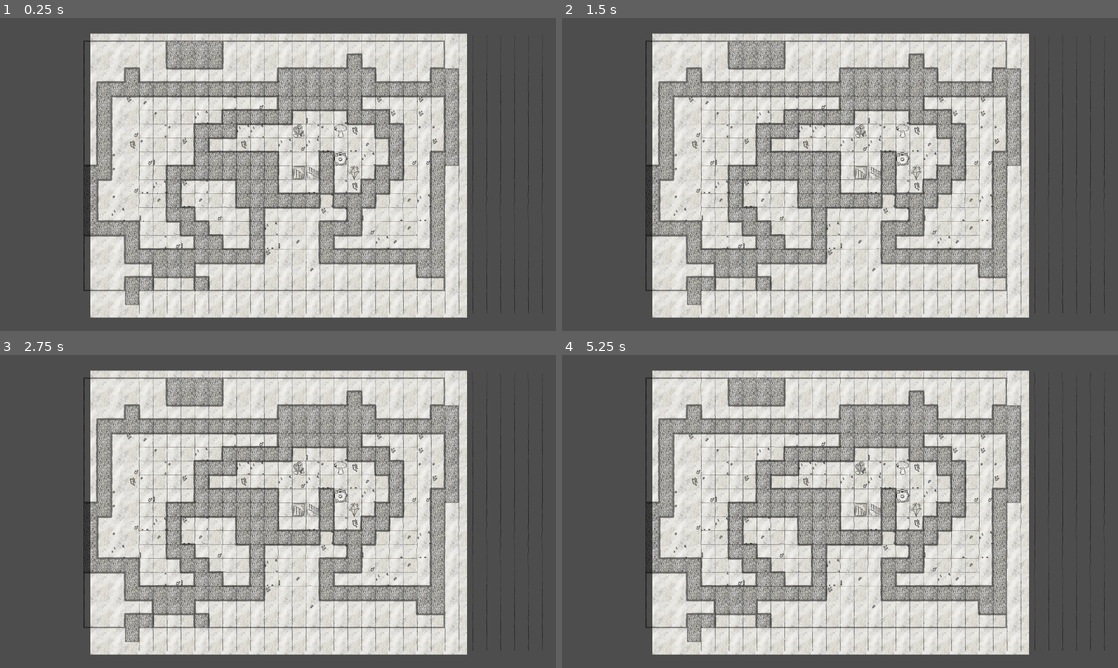
Above: before the commit, frames 1-4 (two rows, left to right).
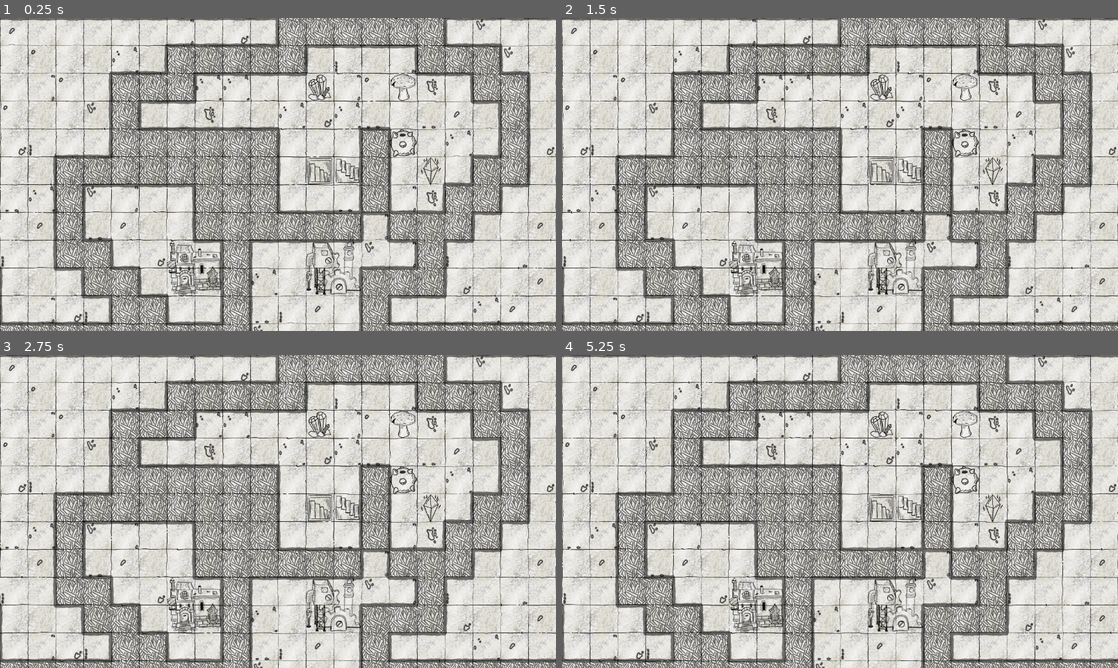
Above: after the commit, the same moments.

Repository: e-lain/MinesweeperDwarves
Game: Godot game, scene res://ArtTest/ArtTest.tscn
Same seed, same stepped clock (60 frames per second), same inputs: the game is played once before the commit and once after it. This scene is started directly instead of the project's main scene.
Inputs (mouse positions are in pixels of both pictures, inside the frame that each line leads up to):
- Up to frame 1 (0.25 s): no input
- Up to frame 2 (1.5 s): move the mouse to (962, 158) at 0.52 s; press the mouse at (962, 158) at 0.53 s; move the mouse to (728, 190) at 1.27 s; release the mouse at (728, 190) at 1.28 s; click (728, 190) at 1.35 s
- Up to frame 3 (2.75 s): move the mouse to (333, 442) at 2.02 s; hold Right mouse button (right_click) from 2.03 s (still down); click (333, 442) at 2.3 s
- Up to frame 4 (5.25 s): move the mouse to (812, 574) at 2.77 s; release Right mouse button (right_click) at 2.78 s; click (812, 574) at 2.85 s; move the mouse to (1006, 558) at 3.52 s; press the mouse at (1006, 558) at 3.53 s; move the mouse to (673, 464) at 4.27 s; release the mouse at (673, 464) at 4.28 s; right-click (673, 464) at 4.35 s; click (673, 464) at 4.55 s; move the mouse to (867, 511) at 5.02 s; press the mouse at (867, 511) at 5.03 s

The runs differ from the first frame. In frame 1, 74% of the frame differs, in the area x 0-100%, y 0-100%; in frame 2, 74%; in frame 3, 74%; in frame 4, 74%.

Commit message:
Add some building art

Diff:
--- a/ArtTest/ArtTest.gd
+++ b/ArtTest/ArtTest.gd
@@ -1,6 +1,6 @@
 extends Node2D
 
-@export var grid_line_prefab: PackedScene = preload("res://ArtTest/GridLine.tscn")
+@export var grid_line_prefab: PackedScene = preload("res://Prefabs/GridLine.tscn")
 @onready var tilemap: TileMap = $WallTileMap
 
 # Called when the node enters the scene tree for the first time.
--- a/ArtTest/ArtTest.tscn
+++ b/ArtTest/ArtTest.tscn
@@ -9,11 +9,14 @@
 [ext_resource type="Texture2D" uid="uid://xboh6tjk056u" path="res://Assets/Buildings/mushroom.png" id="7_lfe8o"]
 [ext_resource type="Texture2D" uid="uid://y0u63ty82mt5" path="res://Assets/Buildings/crystal2.png" id="8_e7ycp"]
 [ext_resource type="Texture2D" uid="uid://btajej43cp77b" path="res://Assets/Buildings/Crystal1.png" id="9_tglb2"]
+[ext_resource type="Texture2D" uid="uid://deskwms7mei6a" path="res://Assets/Buildings/MiningBuildingDownscale.png" id="10_j45g1"]
+[ext_resource type="Texture2D" uid="uid://otfamw48ndt4" path="res://Assets/Buildings/HouseBuildingDownscaled.png" id="11_2hrln"]
 
 [node name="ArtTest" type="Node2D"]
 script = ExtResource("1_5g2dc")
 
 [node name="TextureRect" type="TextureRect" parent="."]
+z_index = -1
 texture_repeat = 2
 offset_left = -224.0
 offset_top = -288.0
@@ -46,7 +49,6 @@
 
 [node name="Camera2D" type="Camera2D" parent="."]
 position = Vector2(640, 360)
-zoom = Vector2(0.5, 0.5)
 
 [node name="Mine" type="Sprite2D" parent="."]
 position = Vector2(928, 288)
@@ -71,3 +73,11 @@
 [node name="Crystal1" type="Sprite2D" parent="."]
 position = Vector2(992, 352)
 texture = ExtResource("9_tglb2")
+
+[node name="MiningBuildingDownscale" type="Sprite2D" parent="."]
+position = Vector2(768, 576)
+texture = ExtResource("10_j45g1")
+
+[node name="HouseBuildingDownscaled" type="Sprite2D" parent="."]
+position = Vector2(448, 576)
+texture = ExtResource("11_2hrln")
--- a/ArtTest/GridLine.tscn
+++ b/Prefabs/GridLine.tscn
@@ -1,15 +1,16 @@
 [gd_scene load_steps=4 format=3 uid="uid://dbn5la8cym5l"]
 
-[ext_resource type="Shader" path="res://ArtTest/GridShader.gdshader" id="1_1oymc"]
-[ext_resource type="Texture2D" uid="uid://bvq6r3dxkw1fb" path="res://Assets/gridlinedownscale1.png" id="2_j5dj0"]
+[ext_resource type="Shader" path="res://Shaders/GridShader.gdshader" id="1_8obgj"]
+[ext_resource type="Texture2D" uid="uid://bvq6r3dxkw1fb" path="res://Assets/gridlinedownscale1.png" id="2_fhb02"]
 
 [sub_resource type="ShaderMaterial" id="ShaderMaterial_e1tdt"]
 resource_local_to_scene = true
-shader = ExtResource("1_1oymc")
+shader = ExtResource("1_8obgj")
 shader_parameter/speed = 0.02
 
 [node name="Gridlinedownscale1" type="Sprite2D"]
+z_index = -1
 texture_repeat = 2
 material = SubResource("ShaderMaterial_e1tdt")
 position = Vector2(640, 63)
-texture = ExtResource("2_j5dj0")
+texture = ExtResource("2_fhb02")
--- /dev/null
+++ b/Shaders/GridShader.gdshader
@@ -0,0 +1,8 @@
+shader_type canvas_item;
+
+uniform float speed : hint_range(0.0, 10.0, 0.01) = 3.0;
+
+void fragment() {
+
+    COLOR = texture(TEXTURE, vec2((VERTEX.y / 1280.0) + UV.x + TIME * speed, UV.y));
+}
--- a/board.gd
+++ b/board.gd
@@ -1,6 +1,6 @@
 extends Node2D
 
-@export var grid_line_prefab: PackedScene = preload("res://ArtTest/GridLine.tscn")
+@export var grid_line_prefab: PackedScene = preload("res://Prefabs/GridLine.tscn")
 @onready var tilemap: TileMap = $TileMap
 
 var TestBuilding = preload("res://testBuilding.tscn")
--- a/testBuilding.gd
+++ b/testBuilding.gd
@@ -36,6 +36,7 @@
 			if can_place() && in_bounds:
 				placed = true
 				get_parent().placing = false
+				sprite.material = null
 				return
 		if event.is_action_pressed("right_click"):
 			get_parent().placing = false
Not shown: 1 places in ArtTest/ArtTest.tscn that only renumber resources
Binary file added: Assets/Buildings/HouseBuildingDownscaled.png
Not shown, added: Assets/Buildings/HouseBuildingDownscaled.png.import
Binary file added: Assets/Buildings/MiningBuildingDownscale.png
Not shown, added: Assets/Buildings/MiningBuildingDownscale.png.import
